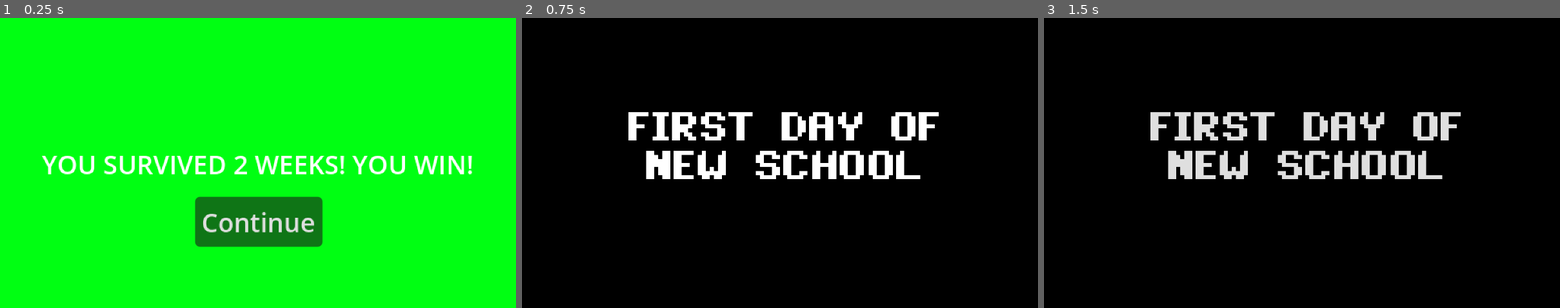
Above: before the commit, frames 1-3 (left to right).
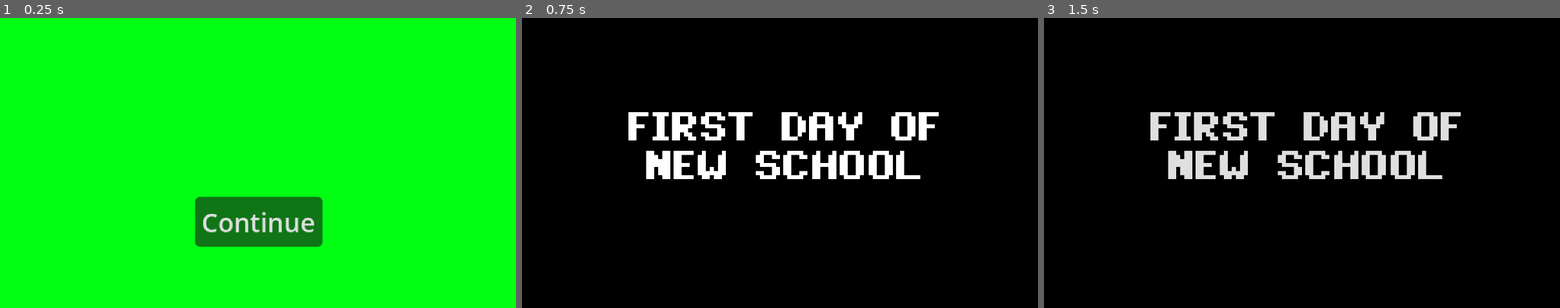
Above: after the commit, the same moments.

Repository: AzeOcram/checkpoint-gamejam
Game: Godot game, scene res://scenes/main/victory.tscn
Two runs of this game, one before a commit and one after it. Both use one fixed random seed, a clock stepped at 60 frames per second and the inputs below. This scene is started directly instead of the project's main scene.
Inputs (mouse positions are in pixels of both pictures, inside the frame that each line leads up to):
- Up to frame 1 (0.25 s): no input
- Up to frame 2 (0.75 s): click "Continue" at 0.5 s
- Up to frame 3 (1.5 s): click (1492, 209) at 1.27 s

The runs differ from the first frame. In frame 1, 2.4% of the frame differs, in the area x 8-92%, y 47-54%; in frame 2, nothing differs; in frame 3, nothing differs.

Commit message:
feat: added endings

Diff:
--- a/resources/friends/adrian.tres
+++ b/resources/friends/adrian.tres
@@ -12,7 +12,7 @@
 [resource]
 script = ExtResource("1_pq5e7")
 friend_name = "Adrian Louis Llorca"
-desc = "Boys at the back"
+desc = "Boys at the Back"
 recruitment_cost = 1500
 social_battery_generation = 50
 luck = 0.05
--- a/resources/friends/emily.tres
+++ b/resources/friends/emily.tres
@@ -13,6 +13,7 @@
 desc = "Bully Girl"
 recruitment_cost = 5000
 connection = 70
+social_battery_generation = 1000
 luck = 0.3
 mood_decrease_rate = 30.0
 connection_gain = 20
--- a/resources/friends/jorge.tres
+++ b/resources/friends/jorge.tres
@@ -11,7 +11,7 @@
 [resource]
 script = ExtResource("1_l3a3v")
 friend_name = "Marlon Jorge Mercado "
-desc = "Boys at the back 2"
+desc = "Boys at the Back"
 recruitment_cost = 1500
 connection = 60
 social_battery_generation = 20
--- a/resources/friends/kija.tres
+++ b/resources/friends/kija.tres
@@ -24,5 +24,10 @@
 sprite = ExtResource("2_ddv55")
 sprite2 = ExtResource("3_fgpxc")
 map_position_index = 6
+recruitment_question = "umm.. hello!"
+recruitment_success_label = "Hello! I love your drawings."
+recruitment_failure_label = "Weirdo."
+recruitment_success_feedback = "Really? These drawings are ... *yaps*"
+recruitment_failure_feedback = "hmp"
 friend_qtes = Array[ExtResource("1_4sf56")]([ExtResource("2_e4yxh"), ExtResource("3_jf2fg"), ExtResource("4_qudhy"), ExtResource("5_k53j0")])
 metadata/_custom_type_script = "uid://chluj6iek0are"
--- a/scripts/main/day_system.gd
+++ b/scripts/main/day_system.gd
@@ -1,6 +1,5 @@
 extends Node
 class_name DaySystem
-
 
 signal day_changed(day: int, day_name: String)
 signal game_won # Optional signal for modular listeners
@@ -11,6 +10,8 @@
 var current_day: int = 1
 
 @onready var day_label: Label = $Label
+
+@onready var recruitment_system: Node = get_node("../RecruitmentSystem")
 
 
 func _ready() -> void:
@@ -37,10 +38,14 @@
 
 
 func _handle_victory() -> void:
-	print("VICTORY! Player survived until Day 14!")
+	print("VICTORY! Player survived until Day 10!")
+
+	var ending := determine_ending()
+	print("PLAYER ENDING: ", ending)
+
+	Player.ending_title = ending
+
 	game_won.emit()
-
-	# Transition directly to the winning scene
 	get_tree().change_scene_to_file("res://scenes/main/victory.tscn")
 
 
@@ -64,3 +69,24 @@
 
 func update_day_label() -> void:
 	day_label.text = "Day " + str(current_day) + " - " + get_day_name()
+
+func determine_ending() -> String:
+	var friends: Array[FriendNode] = recruitment_system.friends
+	var friend_count := friends.size()
+
+	# Delinquent: Recruited at least one bully with positive connection.
+	for friend in friends:
+		if friend.data.desc in ["Bully Guy", "Bully Girl"]:
+			if friend.data.connection > 0:
+				return "Delinquent"
+
+	# No Friends
+	if friend_count == 0:
+		return "No Friends"
+
+	# Social Butterfly
+	if friend_count > 25:
+		return "Social Butterfly"
+
+	# Few Friends (includes exactly 25)
+	return "Few Friends"
--- a/scripts/main/victory.gd
+++ b/scripts/main/victory.gd
@@ -1,10 +1,13 @@
 extends Control
 
 @onready var play_again_button: Button = $PlayAgainButton
+@onready var ending_label: Label = $Label
+
 
 func _ready() -> void:
 	play_again_button.pressed.connect(_on_play_again_pressed)
+	ending_label.text = Player.ending_title
+
 
 func _on_play_again_pressed() -> void:
-	# Reload main game loop
 	get_tree().change_scene_to_file("res://scenes/main/main.tscn")
--- a/scripts/player/player.gd
+++ b/scripts/player/player.gd
@@ -1,4 +1,3 @@
-
 extends Node2D
 
 # Attributes
@@ -28,6 +27,7 @@
 var progress_score: float = 0.0
 var day_intro_played: bool = false
 
+var ending_title: String = ""
 
 # Main Functions
 func _process(delta: float) -> void:
@@ -95,6 +95,7 @@
 
 # Restart Functions
 func restart() -> void:
+	ending_title = ""
 	day_intro_played = false
 	# Stats
 	energy_per_tap = 1
